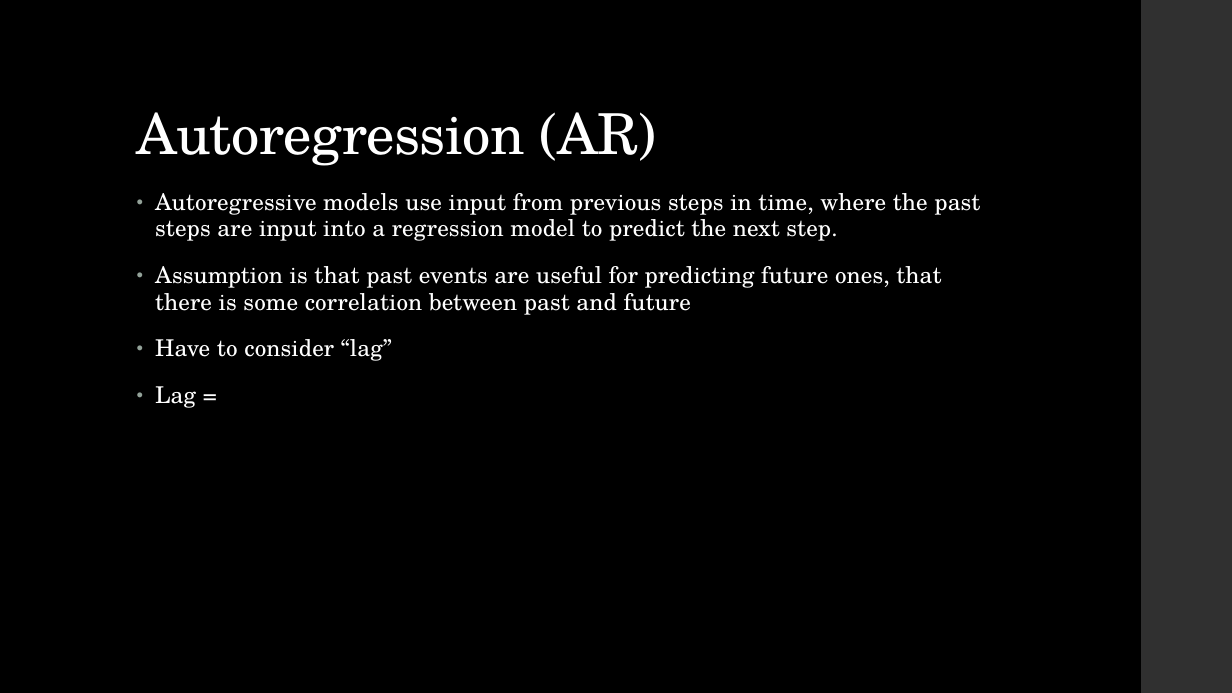
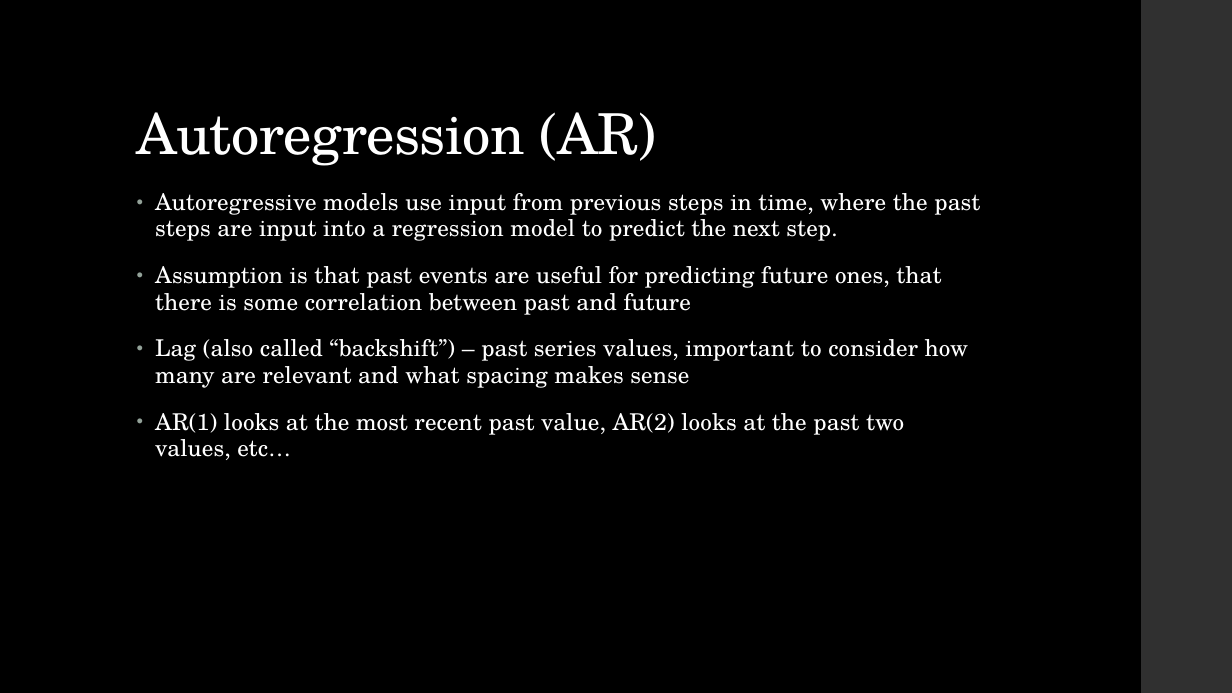
Before and after one commit to LaunchCoderGirlSTL/Data-Science-Assignments, a slide deck: slide 8 of course_material/week_11/week_11_presentation.pptx (slide 7 before the commit). Drawn at 1232x693 pixels with LibreOffice and Linux fonts; fonts in the diff are those of the drawing. Boxes give left, top, right and bottom in pixels: in the first picture for what was removed or moved away, otherwise in the second. Text is boxed around its words. In the diff, an @@ line names an element or a change of style, - is before the commit and + after.

```diff
--- a/course_material/week_11/week_11_presentation.pptx
+++ b/course_material/week_11/week_11_presentation.pptx
@@ text at (155,339,968,460): text changed @@
-• Have to consider “lag”
-• Lag =
+• Lag (also called “backshift”) – past series values, important to consider how many are relevant and what spacing makes sense
+• AR(1) looks at the most recent past value, AR(2) looks at the past two values, etc…
```
Also in this commit, not shown: 6 other slides changed, 2 slides added, 1 slide removed, 3 other files.
